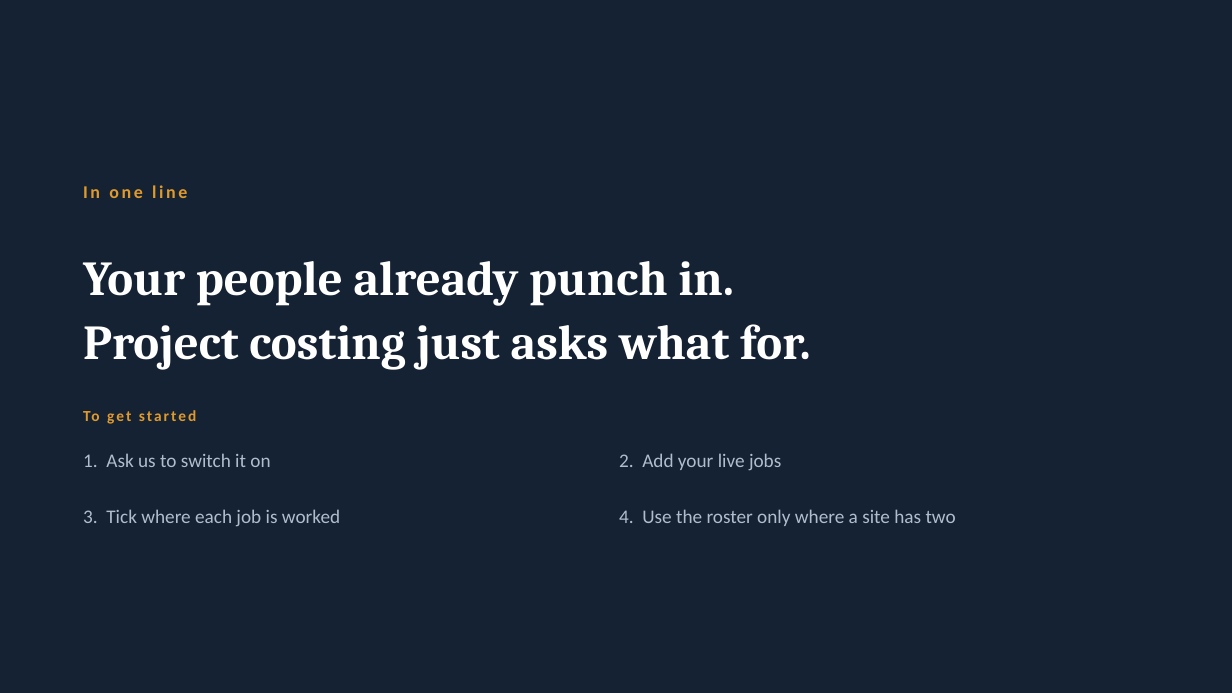
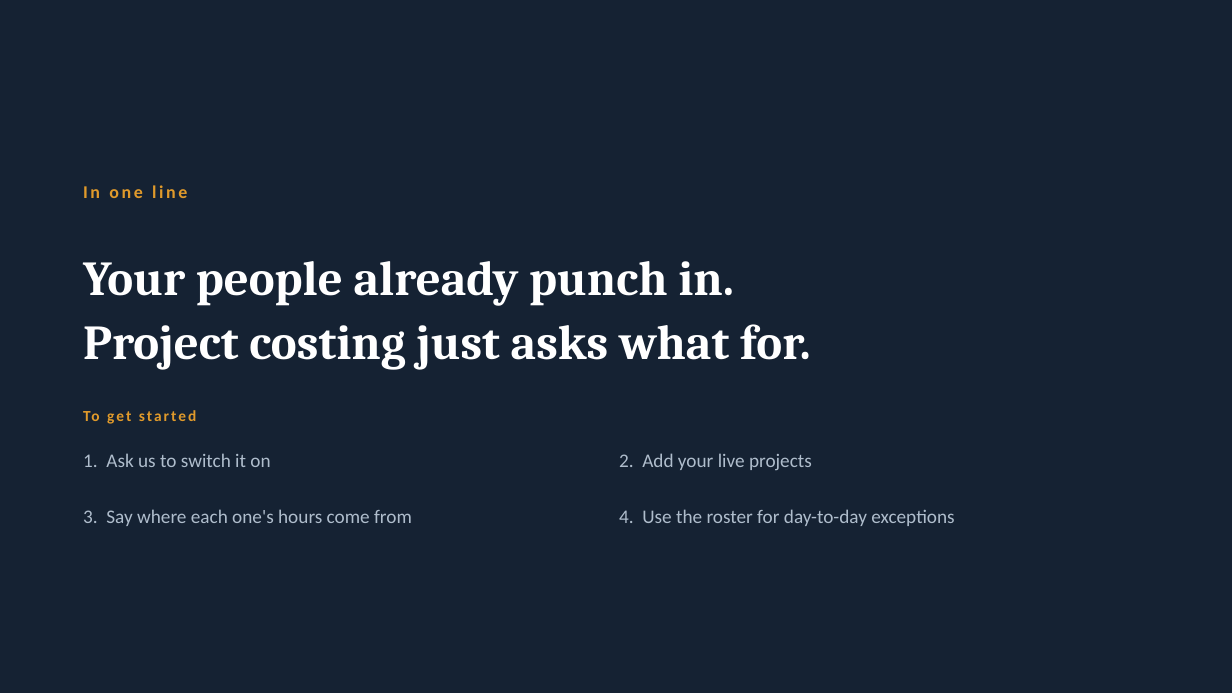
Before and after one commit to iammuniraa-wq/bpmsquare-app, a slide deck: slide 14 of docs/BPMSquare_WFM_Project_Costing.pptx (slide 13 before the commit). Drawn at 1232x693 pixels with LibreOffice and Linux fonts; fonts in the diff are those of the drawing. Boxes give left, top, right and bottom in pixels: in the first picture for what was removed or moved away, otherwise in the second. Text is boxed around its words. In the diff, an @@ line names an element or a change of style, - is before the commit and + after.

```diff
--- a/docs/BPMSquare_WFM_Project_Costing.pptx
+++ b/docs/BPMSquare_WFM_Project_Costing.pptx
@@ text at box(619, 453, 812, 470): text changed @@
-2. Add your live jobs
+2. Add your live projects
@@ text at box(83, 509, 412, 526): text changed @@
-3. Tick where each job is worked
+3. Say where each one's hours come from
@@ text at box(619, 509, 954, 526): text changed @@
-4. Use the roster only where a site has two
+4. Use the roster for day-to-day exceptions
```
Also in this commit, not shown: 10 other slides changed, 3 slides added, 2 slides removed.
